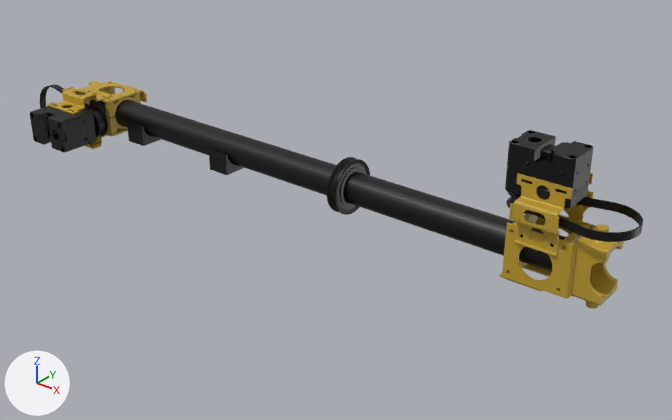
The COLLADA model robots/tiger/urdf/v1/mesh/link/general_link.dae: old version first, new version second.
One viewpoint serves both versions: a 50 mm lens placed at (0.721, -0.517, 0.296), pointed at (0.307, -0.001, -0.024). Every picture has the same lights, and +X, +Y and +Z are marked at lower left. Vertices at the same position are counted once.

The older version as bpy lines, for what is in view:
```python
me_general_link_black = bpy.data.meshes.new('general link black')
me_general_link_black.from_pydata(...)  # 5229 vertices, 10558 faces; spans x -0.023..0.546, y -0.075..0.023, z -0.023..0.075
me_general_link_black.materials.append(mat_material_001)  # black #000000
me_general_link_gold = bpy.data.meshes.new('general link gold')
me_general_link_gold.from_pydata(...)  # 4448 vertices, 9770 faces; spans x -0.01..0.533, y -0.056..0.029, z -0.029..0.056
me_general_link_gold.materials.append(mat_material_002)  # yellow #c09e31
ob_general_link_black = bpy.data.objects.new('general_link_black', me_general_link_black)
ob_general_link_black.location = (0.0, 0.0, 0.0)
ob_general_link_gold = bpy.data.objects.new('general_link_gold', me_general_link_gold)
ob_general_link_gold.location = (0.0, 0.0, 0.0)
```
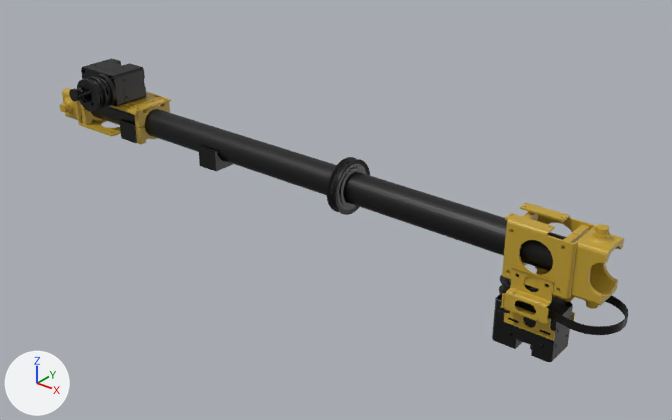
Where the change shows, as pixel boxes (x1, y1, x2, y2) in the pictures (672 x 420 px; the box of a moved part takes in the faces that stretch with it):
'general_link_black', reshaped (9% narrower, 61% taller)
    before: (30, 84, 643, 272)
    after: (69, 58, 628, 362)
'general_link_gold', reshaped (11% taller)
    before: (47, 81, 624, 309)
    after: (59, 88, 624, 341)
part 1 of me_general_link_black, rebuilt
    before: (127, 122, 161, 146)
    after: (119, 119, 148, 143)
part 2 of me_general_link_black, added (black)
    after: (69, 74, 116, 112)
part 3 of me_general_link_black, added
    after: (499, 273, 538, 303)
part 4 of me_general_link_black, added (black)
    after: (492, 295, 573, 362)
part 5 of me_general_link_black, added (black)
    after: (81, 58, 146, 107)
part 6 of me_general_link_black, added (black)
    after: (502, 284, 628, 335)
part 7 of me_general_link_black, added (black)
    after: (198, 145, 233, 172)
part 8 of me_general_link_black, deleted
    before: (506, 191, 531, 214)
part 9 of me_general_link_black, deleted
    before: (85, 106, 108, 138)
part 10 of me_general_link_black, deleted (black)
    before: (30, 105, 96, 153)
part 11 of me_general_link_black, deleted (black)
    before: (505, 130, 593, 209)
part 12 of me_general_link_black, deleted (black)
    before: (510, 196, 643, 242)
part 13 of me_general_link_black, moved or reshaped
    before: (40, 84, 565, 272)
    after: (92, 107, 565, 271)
part 14 of me_general_link_gold, added (yellow)
    after: (501, 266, 555, 341)
part 15 of me_general_link_gold, added
    after: (136, 127, 157, 144)
part 16 of me_general_link_gold, added
    after: (135, 102, 170, 128)
part 17 of me_general_link_gold, deleted
    before: (544, 173, 594, 221)
part 18 of me_general_link_gold, deleted
    before: (85, 131, 108, 149)
part 19 of me_general_link_gold, moved or reshaped
    before: (500, 173, 618, 309)
    after: (502, 203, 624, 321)
part 20 of me_general_link_gold, moved or reshaped
    before: (47, 81, 147, 137)
    after: (59, 88, 171, 137)

Diff of the bpy script that builds the scene:
```diff
--- a/robots/tiger/urdf/v1/mesh/link/general_link.dae.py
+++ b/robots/tiger/urdf/v1/mesh/link/general_link.dae.py
@@ me_general_link_black @@
-me_general_link_black.from_pydata(...)  # 5229 vertices, 10558 faces; spans x -0.023..0.546, y -0.075..0.023, z -0.023..0.075
+me_general_link_black.from_pydata(...)  # 13646 vertices, 27400 faces; spans x 0.012..0.546, y -0.055..0.023, z -0.075..0.047
+# me_general_link_black part 1: the loose piece of 44 vertices spanning x 0.077..0.097, y -0.015..0.015, z -0.018..0.0 is rebuilt with 74 vertices and now spans x 0.067..0.086, y -0.015..0.015, z -0.018..0.0
+# me_general_link_black part 2: a new loose piece of 7264 vertices spanning x 0.053..0.083, y -0.055..-0.028, z 0.018..0.047, in mat_material_001 (black #000000)
+# me_general_link_black part 3: a new loose piece of 1380 vertices spanning x 0.456..0.484, y -0.014..0.014, z -0.039..-0.028, in mat_material_001 (black #000000)
+# me_general_link_black part 4: a new loose piece of 1135 vertices spanning x 0.459..0.505, y -0.014..0.014, z -0.075..-0.041, in mat_material_001 (black #000000)
+# me_general_link_black part 5: a new loose piece of 1129 vertices spanning x 0.033..0.08, y -0.026..0.008, z 0.018..0.046, in mat_material_001 (black #000000)
+# me_general_link_black part 6: a new loose piece of 240 vertices spanning x 0.458..0.546, y -0.023..0.023, z -0.037..-0.031, in mat_material_001 (black #000000)
+# me_general_link_black part 7: a new loose piece of 74 vertices spanning x 0.169..0.19, y -0.015..0.015, z -0.018..0.0, in mat_material_001 (black #000000)
+# me_general_link_black part 8: the loose piece of 890 vertices spanning x 0.456..0.484, y -0.014..0.014, z 0.028..0.039 is deleted
+# me_general_link_black part 9: the loose piece of 883 vertices spanning x 0.039..0.067, y -0.039..-0.028, z -0.014..0.014 is deleted
+# me_general_link_black part 10: the loose piece of 736 vertices spanning x 0.018..0.064, y -0.075..-0.041, z -0.014..0.014 is deleted
+# me_general_link_black part 11: the loose piece of 733 vertices spanning x 0.459..0.505, y -0.014..0.014, z 0.041..0.075 is deleted
+# me_general_link_black part 12: the loose piece of 174 vertices spanning x 0.458..0.546, y -0.023..0.023, z 0.031..0.037 is deleted
+# me_general_link_black part 13: 191 vertices moved within x 0.012..0.512, y -0.022..0.022, z -0.02..0.02; 508 vertices removed from x -0.023..0.512, y -0.037..0.022, z -0.023..0.023; 1089 vertices added at x 0.012..0.512, y -0.022..0.022, z -0.022..0.022
 me_general_link_black.materials.append(mat_material_001)
@@ me_general_link_gold @@
-me_general_link_gold.from_pydata(...)  # 4448 vertices, 9770 faces; spans x -0.01..0.533, y -0.056..0.029, z -0.029..0.056
+me_general_link_gold.from_pydata(...)  # 5601 vertices, 11510 faces; spans x -0.01..0.533, y -0.029..0.029, z -0.056..0.029
+# me_general_link_gold part 14: a new loose piece of 430 vertices spanning x 0.468..0.506, y -0.025..-0.014, z -0.056..-0.009, in mat_material_002 (yellow #c09e31)
+# me_general_link_gold part 15: a new loose piece of 125 vertices spanning x 0.092..0.097, y -0.018..0.018, z -0.015..-0.001, in mat_material_002 (yellow #c09e31)
+# me_general_link_gold part 16: a new loose piece of 123 vertices spanning x 0.092..0.097, y -0.018..0.018, z 0.001..0.015, in mat_material_002 (yellow #c09e31)
+# me_general_link_gold part 17: the loose piece of 334 vertices spanning x 0.468..0.506, y 0.014..0.025, z 0.009..0.056 is deleted
+# me_general_link_gold part 18: the loose piece of 331 vertices spanning x 0.017..0.055, y -0.056..-0.009, z -0.025..-0.014 is deleted
+# me_general_link_gold part 19: 97 vertices moved from x 0.466..0.529, y -0.017..0.017, z -0.025..0.025 to x 0.466..0.53, y -0.017..0.017, z -0.025..0.025; 938 vertices removed from x 0.461..0.533, y -0.025..0.017, z -0.029..0.056; 1643 vertices added at x 0.461..0.533, y -0.017..0.025, z -0.056..0.029
+# me_general_link_gold part 20: 121 vertices moved from x -0.007..0.057, y -0.025..0.025, z -0.017..0.018 to x -0.007..0.099, y -0.025..0.025, z -0.017..0.018; 1022 vertices removed from x -0.01..0.061, y -0.056..0.029, z -0.017..0.025; 1457 vertices added at x -0.01..0.099, y -0.029..0.029, z -0.017..0.018
 me_general_link_gold.materials.append(mat_material_002)
```
